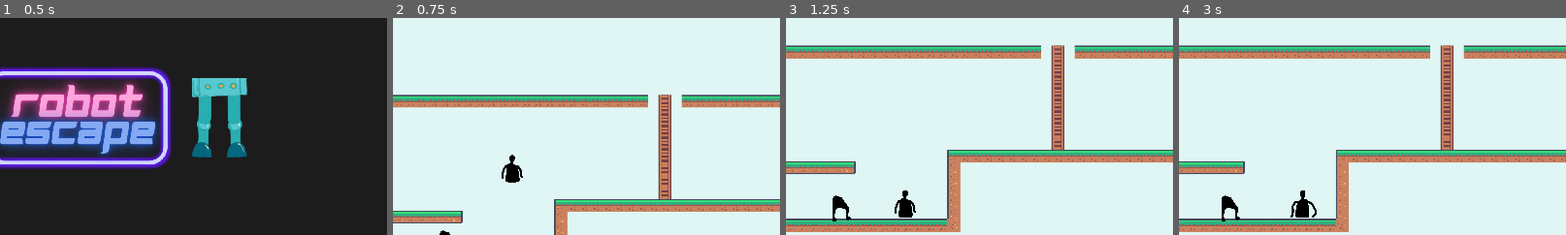
Above: before the commit, frames 1-4 (left to right).
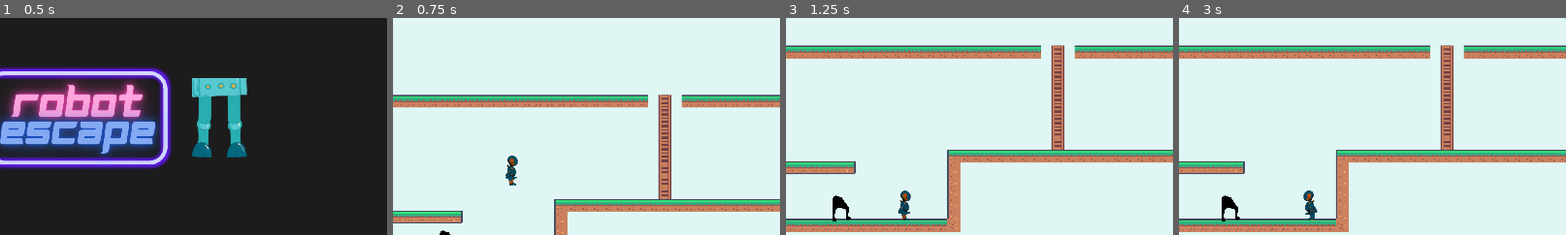
Above: after the commit, the same moments.

Repository: Paulofrog/Jeu-IC06
Game: Godot game, scene res://Game/TitleScreen/titleScreenScene.tscn
Two runs of this game, one before a commit and one after it. Both use one fixed random seed, a clock stepped at 60 frames per second and the inputs below.
Inputs:
- Up to frame 1 (0.5 s): no input
- Up to frame 2 (0.75 s): click "START" at 0.5 s
- Up to frame 3 (1.25 s): no input
- Up to frame 4 (3 s): hold Alt (armsAssembly) 1.28-2.03 s; hold D (armsRight) 1.28-2.78 s; tap Space (legsJump) at 1.52, 2.27 s; tap Ctrl (legsAssembly) at 2.1 s; hold A (armsLeft) from 2.78 s (still down); hold Alt (armsAssembly) from 2.78 s (still down)
The pictures show only the part of the screen within x 40-90%, y 4-53%; the shares and areas given below are measured in that part.

Frame 1 is identical in both runs. In frame 2, 0.5% of the frame differs, in the area x 28-34%, y 62-78%; in frame 3, 0.4%; in frame 4, 0.6%, in the area x 28-36%, y 79-94%.

Commit message:
robot arms walk !!!

Diff:
--- a/Game/Arms player/armsPlayerScene.tscn
+++ b/Game/Arms player/armsPlayerScene.tscn
@@ -1,15 +1,45 @@
-[gd_scene load_steps=8 format=3 uid="uid://biegw40cam53k"]
+[gd_scene load_steps=38 format=3 uid="uid://biegw40cam53k"]
 
 [ext_resource type="Script" path="res://Game/Arms player/armsPlayerScript.gd" id="1_3g23n"]
-[ext_resource type="Texture2D" uid="uid://ct3nav5fhsgbr" path="res://Game/Assets/Images/Test arms player/arms idle.png" id="1_ih3nu"]
-[ext_resource type="Texture2D" uid="uid://daywv6m1h4rkt" path="res://Game/Assets/Images/Test arms player/arms up.png" id="2_yqppv"]
-[ext_resource type="Texture2D" uid="uid://dgh83v410hfpx" path="res://Game/Assets/Images/Test arms player/arms walk.png" id="3_k6awh"]
+[ext_resource type="Texture2D" uid="uid://i6etkc1774bq" path="res://Game/Assets/Images/Test arms player/RobotArmsWalk/0000.png" id="2_yjl87"]
+[ext_resource type="Texture2D" uid="uid://rbm0rayag6v6" path="res://Game/Assets/Images/Test arms player/RobotArmsWalk/0002.png" id="3_34558"]
+[ext_resource type="Texture2D" uid="uid://cjq0md51fyyvh" path="res://Game/Assets/Images/Test arms player/RobotArmsWalk/0004.png" id="4_ga103"]
+[ext_resource type="Texture2D" uid="uid://dar7117rvwpbb" path="res://Game/Assets/Images/Test arms player/RobotArmsWalk/0006.png" id="5_3uv72"]
+[ext_resource type="Texture2D" uid="uid://ccjcs5xcpi336" path="res://Game/Assets/Images/Test arms player/RobotArmsWalk/0008.png" id="6_tkd2c"]
+[ext_resource type="Texture2D" uid="uid://cdc7e4kpkb2v0" path="res://Game/Assets/Images/Test arms player/RobotArmsWalk/0010.png" id="7_cnvgx"]
+[ext_resource type="Texture2D" uid="uid://dttgaumf23gw7" path="res://Game/Assets/Images/Test arms player/RobotArmsWalk/0012.png" id="8_c6lik"]
+[ext_resource type="Texture2D" uid="uid://xky8sq42rrup" path="res://Game/Assets/Images/Test arms player/RobotArmsWalk/0014.png" id="9_fyr48"]
+[ext_resource type="Texture2D" uid="uid://bfn10sb8mu5wx" path="res://Game/Assets/Images/Test arms player/RobotArmsWalk/0016.png" id="10_oov14"]
+[ext_resource type="Texture2D" uid="uid://d3336nx8us48q" path="res://Game/Assets/Images/Test arms player/RobotArmsWalk/0018.png" id="11_p0g0w"]
+[ext_resource type="Texture2D" uid="uid://cuasqhon6mebr" path="res://Game/Assets/Images/Test arms player/RobotArmsWalk/0020.png" id="12_qfupo"]
+[ext_resource type="Texture2D" uid="uid://cwg2jsfh0iycs" path="res://Game/Assets/Images/Test arms player/RobotArmsWalk/0022.png" id="13_klsnr"]
+[ext_resource type="Texture2D" uid="uid://3vyi6w3kgtm7" path="res://Game/Assets/Images/Test arms player/RobotArmsWalk/0024.png" id="14_ggqel"]
+[ext_resource type="Texture2D" uid="uid://edrwc7x7fcqh" path="res://Game/Assets/Images/Test arms player/RobotArmsWalk/0026.png" id="15_dr8pa"]
+[ext_resource type="Texture2D" uid="uid://baemwqkv0osy3" path="res://Game/Assets/Images/Test arms player/RobotArmsWalk/0028.png" id="16_4vg3g"]
+[ext_resource type="Texture2D" uid="uid://gh342fpbkih3" path="res://Game/Assets/Images/Test arms player/RobotArmsWalk/0030.png" id="17_akslq"]
+[ext_resource type="Texture2D" uid="uid://bvcauu87q4obo" path="res://Game/Assets/Images/Test arms player/RobotArmsWalk/0032.png" id="18_2fucp"]
+[ext_resource type="Texture2D" uid="uid://rj2yt7xhgw60" path="res://Game/Assets/Images/Test arms player/RobotArmsWalk/0034.png" id="19_q2v8e"]
+[ext_resource type="Texture2D" uid="uid://s47i645mq5y" path="res://Game/Assets/Images/Test arms player/RobotArmsWalk/0036.png" id="20_q1qve"]
+[ext_resource type="Texture2D" uid="uid://xwr5a7aga24g" path="res://Game/Assets/Images/Test arms player/RobotArmsWalk/0038.png" id="21_5evhn"]
+[ext_resource type="Texture2D" uid="uid://dqaxs4jkuakek" path="res://Game/Assets/Images/Test arms player/RobotArmsWalk/0040.png" id="22_mnqnu"]
+[ext_resource type="Texture2D" uid="uid://d1yn0eu07jn1j" path="res://Game/Assets/Images/Test arms player/RobotArmsWalk/0042.png" id="23_xmx32"]
+[ext_resource type="Texture2D" uid="uid://cgbxhu7s3adqj" path="res://Game/Assets/Images/Test arms player/RobotArmsWalk/0044.png" id="24_6vmia"]
+[ext_resource type="Texture2D" uid="uid://mwkhk8rqde4e" path="res://Game/Assets/Images/Test arms player/RobotArmsWalk/0046.png" id="25_gbx2e"]
+[ext_resource type="Texture2D" uid="uid://b8vr85rs5vdur" path="res://Game/Assets/Images/Test arms player/RobotArmsWalk/0048.png" id="26_btswv"]
+[ext_resource type="Texture2D" uid="uid://c87xidm4tb8km" path="res://Game/Assets/Images/Test arms player/RobotArmsWalk/0050.png" id="27_u4cyq"]
+[ext_resource type="Texture2D" uid="uid://cbbsjachsm7p8" path="res://Game/Assets/Images/Test arms player/RobotArmsWalk/0052.png" id="28_106un"]
+[ext_resource type="Texture2D" uid="uid://bydhad4peqxsd" path="res://Game/Assets/Images/Test arms player/RobotArmsWalk/0054.png" id="29_u2h30"]
+[ext_resource type="Texture2D" uid="uid://cgvdv1eie51wk" path="res://Game/Assets/Images/Test arms player/RobotArmsWalk/0056.png" id="30_1u3ek"]
+[ext_resource type="Texture2D" uid="uid://1mv1fm41lrsb" path="res://Game/Assets/Images/Test arms player/RobotArmsWalk/0058.png" id="31_e3x0l"]
+[ext_resource type="Texture2D" uid="uid://dgpwowbuhrse4" path="res://Game/Assets/Images/Test arms player/RobotArmsWalk/0060.png" id="32_8w4jh"]
+[ext_resource type="Texture2D" uid="uid://d1blmykq0aayw" path="res://Game/Assets/Images/Test arms player/RobotArmsWalk/0062.png" id="33_cpgqk"]
+[ext_resource type="Texture2D" uid="uid://cg8s6caet0iul" path="res://Game/Assets/Images/Test arms player/RobotArmsWalk/0064.png" id="34_85w41"]
 
 [sub_resource type="SpriteFrames" id="SpriteFrames_rjjch"]
 animations = [{
 "frames": [{
 "duration": 1.0,
-"texture": ExtResource("2_yqppv")
+"texture": ExtResource("2_yjl87")
 }],
 "loop": true,
 "name": &"hang",
@@ -17,7 +47,7 @@
 }, {
 "frames": [{
 "duration": 1.0,
-"texture": ExtResource("1_ih3nu")
+"texture": ExtResource("2_yjl87")
 }],
 "loop": true,
 "name": &"idle",
@@ -25,11 +55,107 @@
 }, {
 "frames": [{
 "duration": 1.0,
-"texture": ExtResource("3_k6awh")
+"texture": ExtResource("2_yjl87")
+}, {
+"duration": 1.0,
+"texture": ExtResource("3_34558")
+}, {
+"duration": 1.0,
+"texture": ExtResource("4_ga103")
+}, {
+"duration": 1.0,
+"texture": ExtResource("5_3uv72")
+}, {
+"duration": 1.0,
+"texture": ExtResource("6_tkd2c")
+}, {
+"duration": 1.0,
+"texture": ExtResource("7_cnvgx")
+}, {
+"duration": 1.0,
+"texture": ExtResource("8_c6lik")
+}, {
+"duration": 1.0,
+"texture": ExtResource("9_fyr48")
+}, {
+"duration": 1.0,
+"texture": ExtResource("10_oov14")
+}, {
+"duration": 1.0,
+"texture": ExtResource("11_p0g0w")
+}, {
+"duration": 1.0,
+"texture": ExtResource("12_qfupo")
+}, {
+"duration": 1.0,
+"texture": ExtResource("13_klsnr")
+}, {
+"duration": 1.0,
+"texture": ExtResource("14_ggqel")
+}, {
+"duration": 1.0,
+"texture": ExtResource("15_dr8pa")
+}, {
+"duration": 1.0,
+"texture": ExtResource("16_4vg3g")
+}, {
+"duration": 1.0,
+"texture": ExtResource("17_akslq")
+}, {
+"duration": 1.0,
+"texture": ExtResource("18_2fucp")
+}, {
+"duration": 1.0,
+"texture": ExtResource("19_q2v8e")
+}, {
+"duration": 1.0,
+"texture": ExtResource("20_q1qve")
+}, {
+"duration": 1.0,
+"texture": ExtResource("21_5evhn")
+}, {
+"duration": 1.0,
+"texture": ExtResource("22_mnqnu")
+}, {
+"duration": 1.0,
+"texture": ExtResource("23_xmx32")
+}, {
+"duration": 1.0,
+"texture": ExtResource("24_6vmia")
+}, {
+"duration": 1.0,
+"texture": ExtResource("25_gbx2e")
+}, {
+"duration": 1.0,
+"texture": ExtResource("26_btswv")
+}, {
+"duration": 1.0,
+"texture": ExtResource("27_u4cyq")
+}, {
+"duration": 1.0,
+"texture": ExtResource("28_106un")
+}, {
+"duration": 1.0,
+"texture": ExtResource("29_u2h30")
+}, {
+"duration": 1.0,
+"texture": ExtResource("30_1u3ek")
+}, {
+"duration": 1.0,
+"texture": ExtResource("31_e3x0l")
+}, {
+"duration": 1.0,
+"texture": ExtResource("32_8w4jh")
+}, {
+"duration": 1.0,
+"texture": ExtResource("33_cpgqk")
+}, {
+"duration": 1.0,
+"texture": ExtResource("34_85w41")
 }],
 "loop": true,
 "name": &"walk",
-"speed": 5.0
+"speed": 30.0
 }]
 
 [sub_resource type="RectangleShape2D" id="RectangleShape2D_mh60r"]
@@ -44,16 +170,18 @@
 script = ExtResource("1_3g23n")
 
 [node name="Appearance" type="AnimatedSprite2D" parent="."]
-position = Vector2(18.5, -21.625)
-scale = Vector2(0.291666, 0.321428)
+position = Vector2(22, -18)
+scale = Vector2(0.0424297, 0.0467593)
 sprite_frames = SubResource("SpriteFrames_rjjch")
-animation = &"idle"
+animation = &"walk"
+frame = 11
+frame_progress = 0.876413
 
 [node name="Collision" type="CollisionShape2D" parent="."]
 position = Vector2(17, -21)
 shape = SubResource("RectangleShape2D_mh60r")
 
 [node name="AssembledCollision" type="CollisionShape2D" parent="."]
-position = Vector2(18, -5)
+position = Vector2(17, -5)
 shape = SubResource("RectangleShape2D_6c4an")
 disabled = true
--- a/Game/Arms player/armsPlayerScript.gd
+++ b/Game/Arms player/armsPlayerScript.gd
@@ -35,7 +35,8 @@
 	var direction := Input.get_axis("armsLeft", "armsRight")
 	if direction:
 		velocity.x = direction * SPEED
-		if !Global.isArmsPlayerOnCeiling: $Appearance.animation = "walk"
+		if !Global.isArmsPlayerOnCeiling:
+			$Appearance.play("walk")
 		$Appearance.flip_h = velocity.x < 0
 	else:
 		velocity.x = move_toward(velocity.x, 0, SPEED)
Binary file added: Game/Assets/Images/Test arms player/RobotArmsWalk/0000.png
Not shown, added: Game/Assets/Images/Test arms player/RobotArmsWalk/0000.png.import
Binary file added: Game/Assets/Images/Test arms player/RobotArmsWalk/0002.png
Not shown, added: Game/Assets/Images/Test arms player/RobotArmsWalk/0002.png.import
Binary file added: Game/Assets/Images/Test arms player/RobotArmsWalk/0004.png
Not shown, added: Game/Assets/Images/Test arms player/RobotArmsWalk/0004.png.import
Binary file added: Game/Assets/Images/Test arms player/RobotArmsWalk/0006.png
Not shown, added: Game/Assets/Images/Test arms player/RobotArmsWalk/0006.png.import
Binary file added: Game/Assets/Images/Test arms player/RobotArmsWalk/0008.png
Not shown, added: Game/Assets/Images/Test arms player/RobotArmsWalk/0008.png.import
Binary file added: Game/Assets/Images/Test arms player/RobotArmsWalk/0010.png
Not shown, added: Game/Assets/Images/Test arms player/RobotArmsWalk/0010.png.import
(and 54 more such lines)
